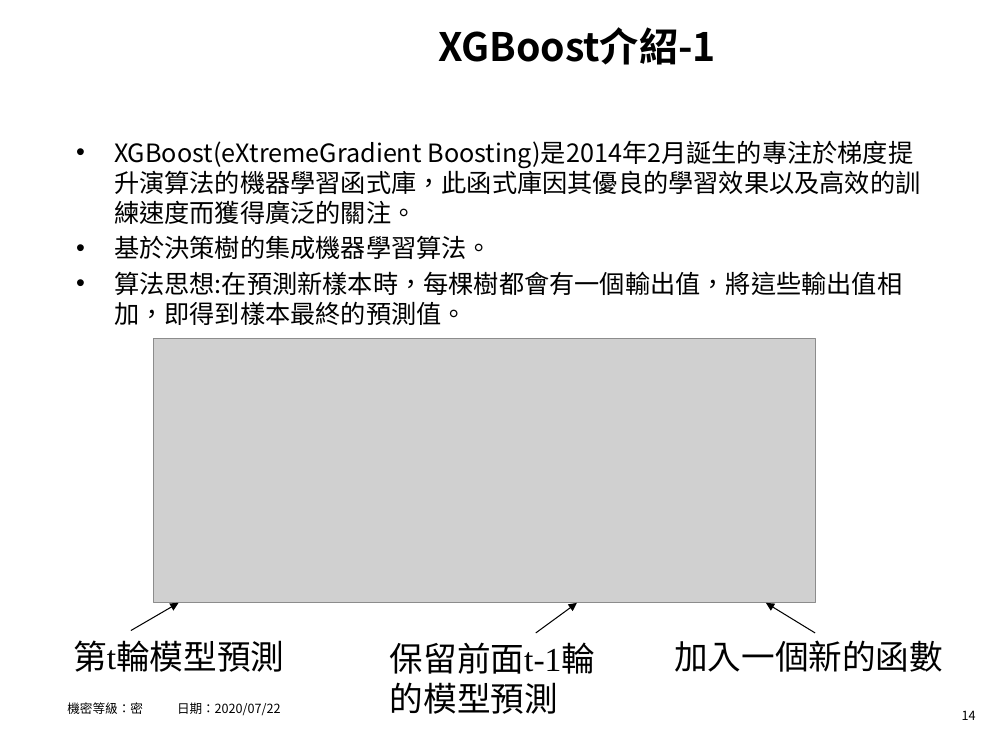
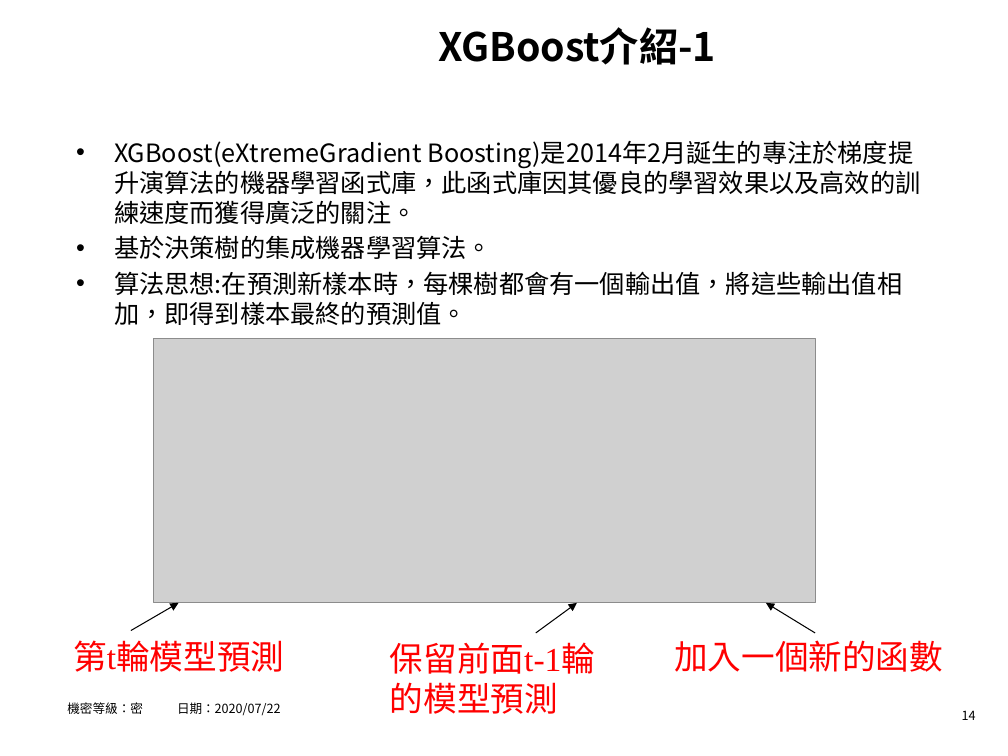
Before and after one commit to hrne/FINAL_REPORT, a slide deck: slide 14 of AI_Report/AI應用-不動產價格預測.pptx. Drawn at 1008x756 pixels with LibreOffice and Linux fonts; fonts in the diff are those of the drawing; grey boxes stand for pictures; background and template pictures are left out. Boxes give left, top, right and bottom in pixels: in the first picture for what was removed or moved away, otherwise in the second. Text is boxed around its words. In the diff, an @@ line names an element or a change of style, - is before the commit and + after.

```diff
--- a/AI_Report/AI應用-不動產價格預測.pptx
+++ b/AI_Report/AI應用-不動產價格預測.pptx
@@ text colour #000000 to #FF0000 in 3 elements at [73,640,284,672], [390,642,595,674], [674,640,943,672] @@
```
Also in this commit, not shown: 7 other slides changed, 1 other file.
